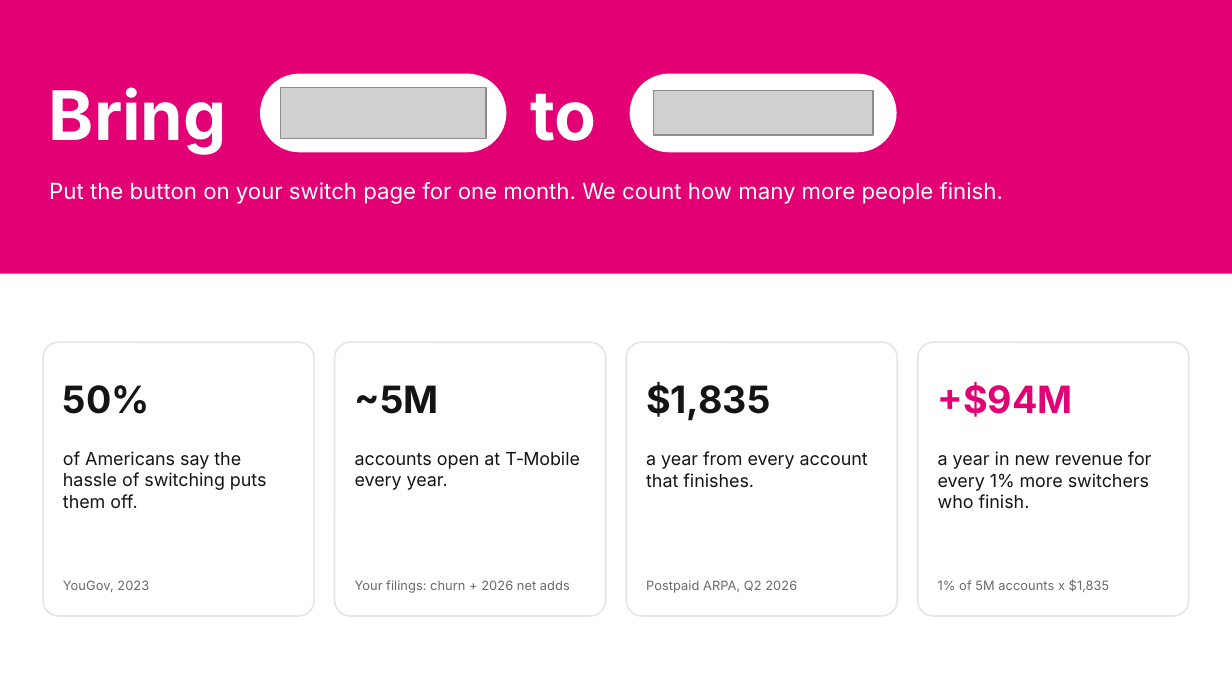
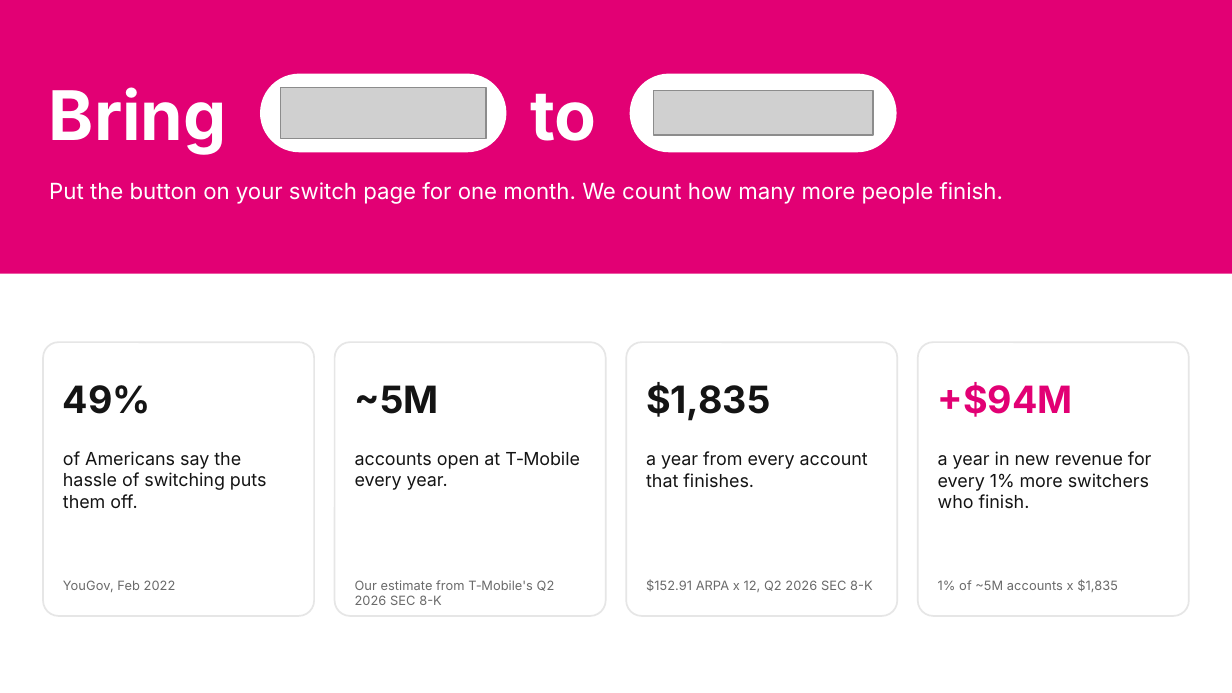
Before and after one commit to salvobonsma/DubHacks2026, a slide deck: slide 7 of deck/Formly-deck.pptx. Drawn at 1232x693 pixels with LibreOffice and Linux fonts; fonts in the diff are those of the drawing; grey boxes stand for pictures. Boxes give left, top, right and bottom in pixels: in the first picture for what was removed or moved away, otherwise in the second. Text is boxed around its words. In the diff, an @@ line names an element or a change of style, - is before the commit and + after.

```diff
--- a/deck/Formly-deck.pptx
+++ b/deck/Formly-deck.pptx
@@ text at box(63, 385, 151, 414): text changed @@
-50%
+49%
@@ text at box(63, 580, 176, 592): text changed @@
-YouGov, 2023
+YouGov, Feb 2022
@@ text at box(355, 580, 555, 605): text changed @@
-Your filings: churn + 2026 net adds
+Our estimate from T‑Mobile's Q2 2026 SEC 8-K
@@ text at box(646, 579, 873, 592): text changed @@
-Postpaid ARPA, Q2 2026
+$152.91 ARPA x 12, Q2 2026 SEC 8-K
@@ text at box(938, 579, 1118, 592): text changed @@
-1% of 5M accounts x $1,835
+1% of ~5M accounts x $1,835
```
Also in this commit, not shown: 2 other files.
